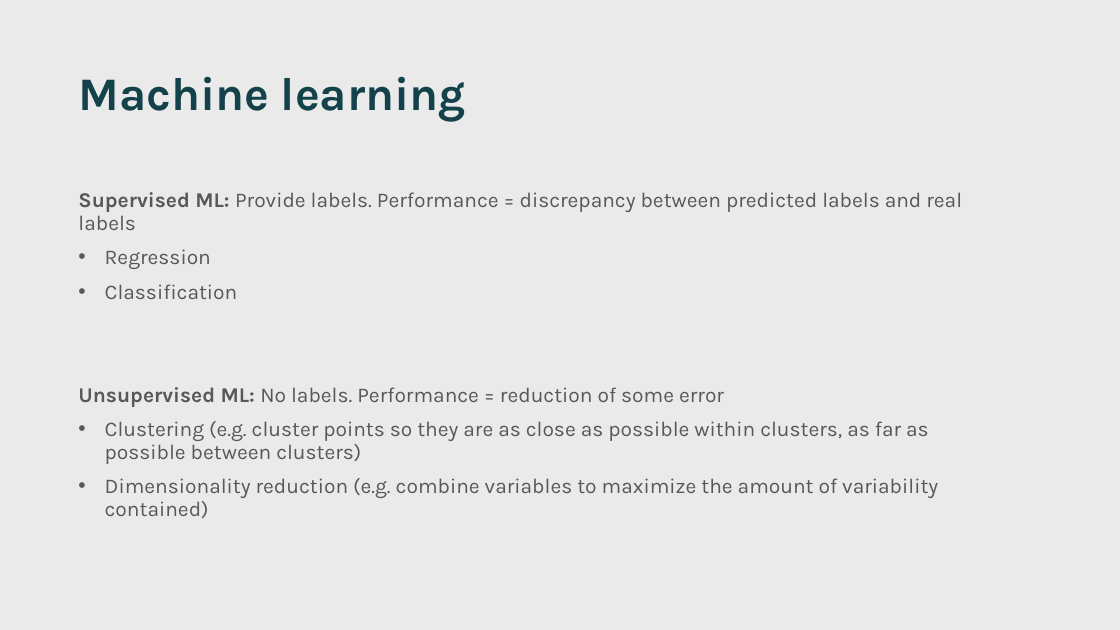
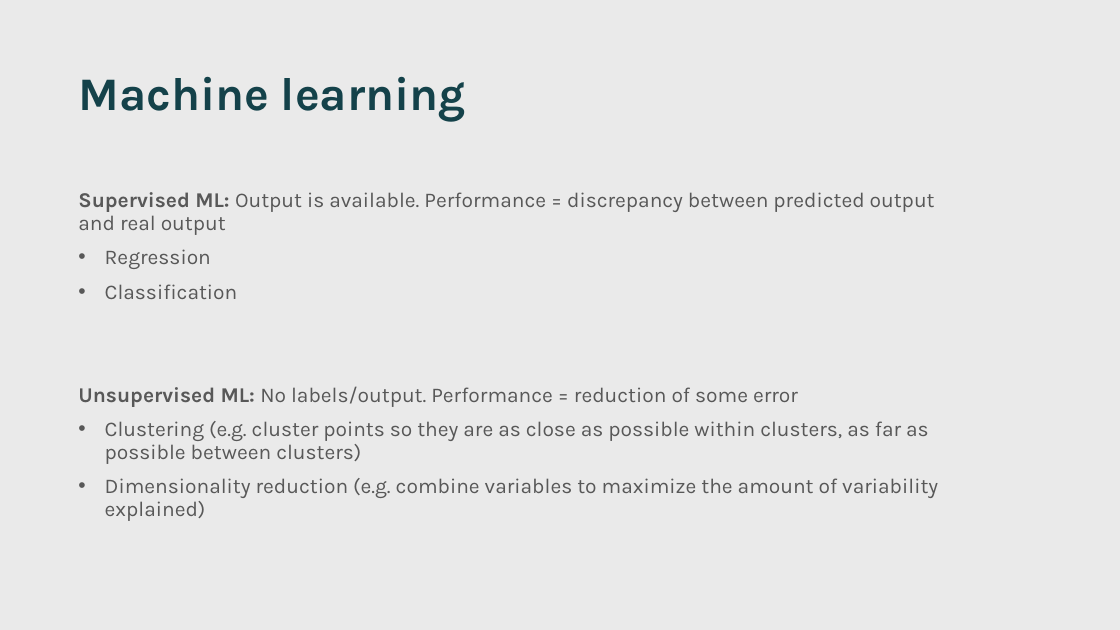
Before and after one commit to jgarciab/ml_julius, a slide deck: slide 3 of Slides/talk.pptx. Drawn at 1120x630 pixels with LibreOffice and Linux fonts; fonts in the diff are those of the drawing. Boxes give left, top, right and bottom in pixels: in the first picture for what was removed or moved away, otherwise in the second. Text is boxed around its words. In the diff, an @@ line names an element or a change of style, - is before the commit and + after.

```diff
--- a/Slides/talk.pptx
+++ b/Slides/talk.pptx
@@ text at (x1=78, y1=192, x2=935, y2=235): text changed @@
-Supervised ML: Provide labels. Performance = discrepancy between predicted labels and real labels
+Supervised ML: Output is available. Performance = discrepancy between predicted output and real output
@@ text at (x1=78, y1=386, x2=798, y2=407): text changed @@
-Unsupervised ML: No labels. Performance = reduction of some error
+Unsupervised ML: No labels/output. Performance = reduction of some error
@@ text at (x1=105, y1=478, x2=938, y2=521): text changed @@
-• Dimensionality reduction (e.g. combine variables to maximize the amount of variability contained)
+• Dimensionality reduction (e.g. combine variables to maximize the amount of variability explained)
```
Also in this commit, not shown: 10 other slides changed, 1 slide added, 5 other files.
